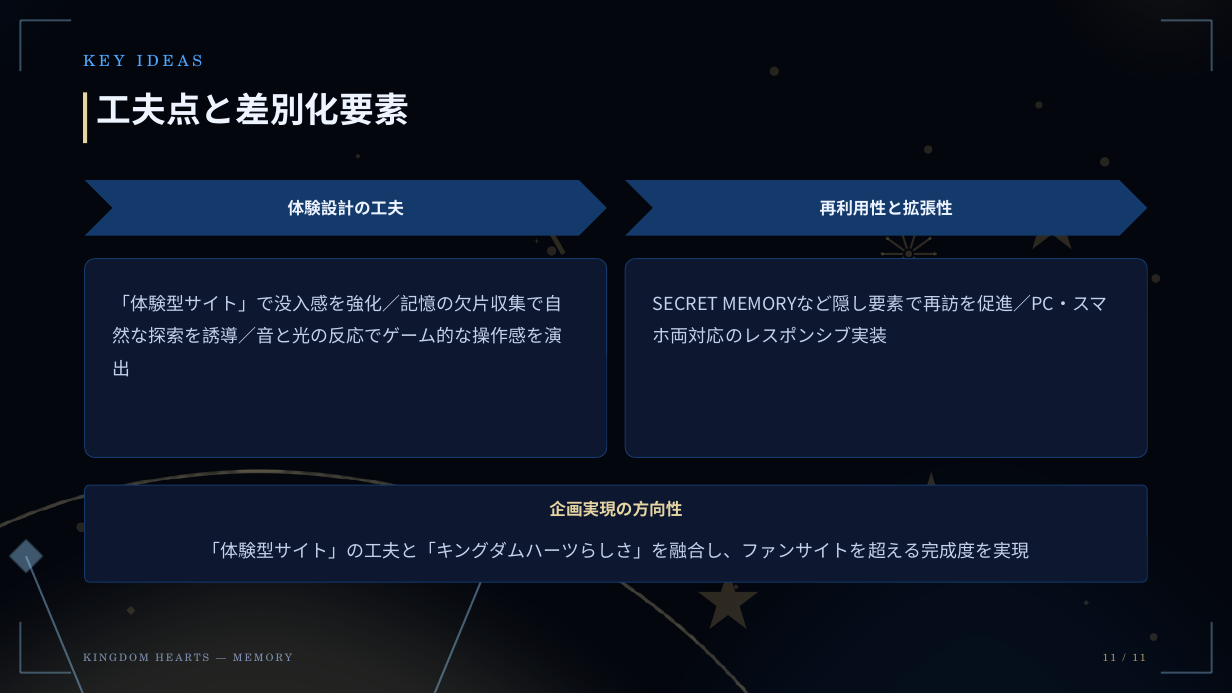
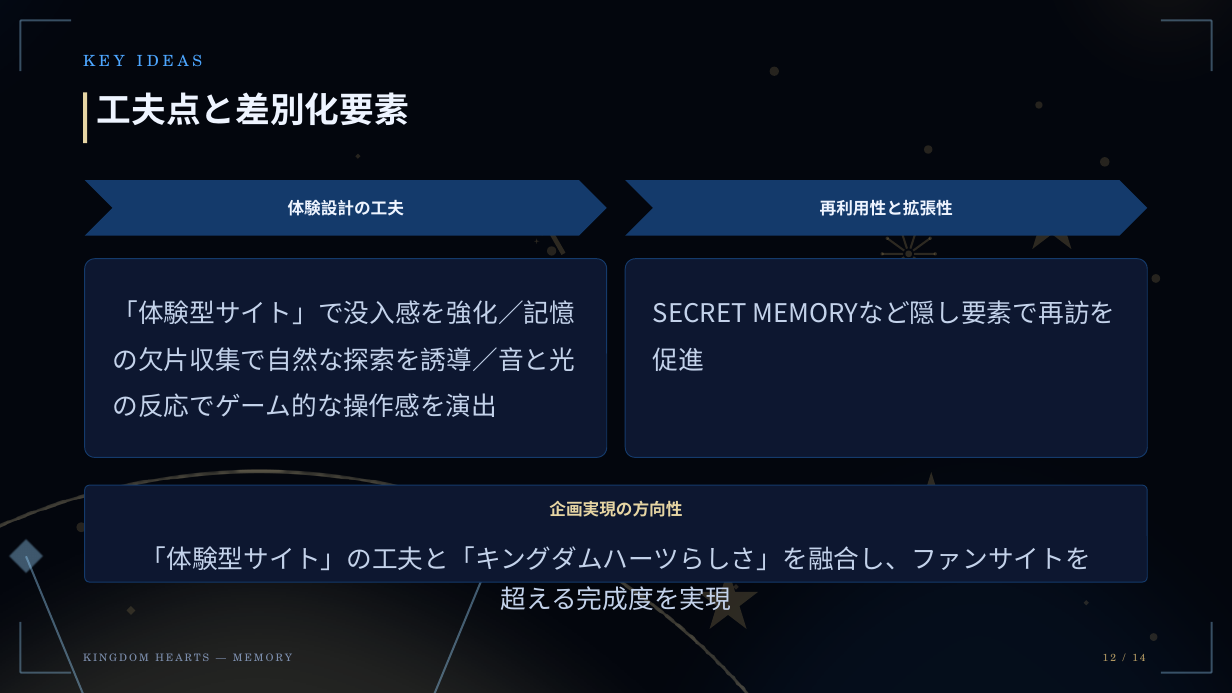
Before and after one commit to LXirgil/kh_mem, a slide deck: slide 12 of KINGDOM HEARTS — MEMORY_企画書.pptx (slide 11 before the commit). Drawn at 1232x693 pixels with LibreOffice and Linux fonts; fonts in the diff are those of the drawing. Boxes give left, top, right and bottom in pixels: in the first picture for what was removed or moved away, otherwise in the second. Text is boxed around its words. In the diff, an @@ line names an element or a change of style, - is before the commit and + after.

```diff
--- a/KINGDOM HEARTS — MEMORY_企画書.pptx
+++ b/KINGDOM HEARTS — MEMORY_企画書.pptx
@@ text "「体験型サイト」で没入感を強化／記憶の欠片収集で自然な探索を誘導／音と光の反応でゲーム的な操作感を演出" at (x1=112, y1=300, x2=575, y2=417): size 14 to 20 pt @@
@@ text at (x1=653, y1=303, x2=747, y2=323): text changed; size 14 to 20 pt @@
-SECRET MEMORYなど隠し要素で再訪を促進／PC・スマホ両対応のレスポンシブ実装
+SECRET MEMORYなど隠し要素で再訪を促進
@@ text "「体験型サイト」の工夫と「キングダムハーツらしさ」を融合し、ファンサイトを超える完成度を実現" at (x1=141, y1=546, x2=1091, y2=614): size 14 to 20 pt @@
@@ text at (x1=1103, y1=654, x2=1145, y2=661): text changed @@
-11 / 11
+12 / 14
```
Also in this commit, not shown: 10 other slides changed, 3 slides added.
